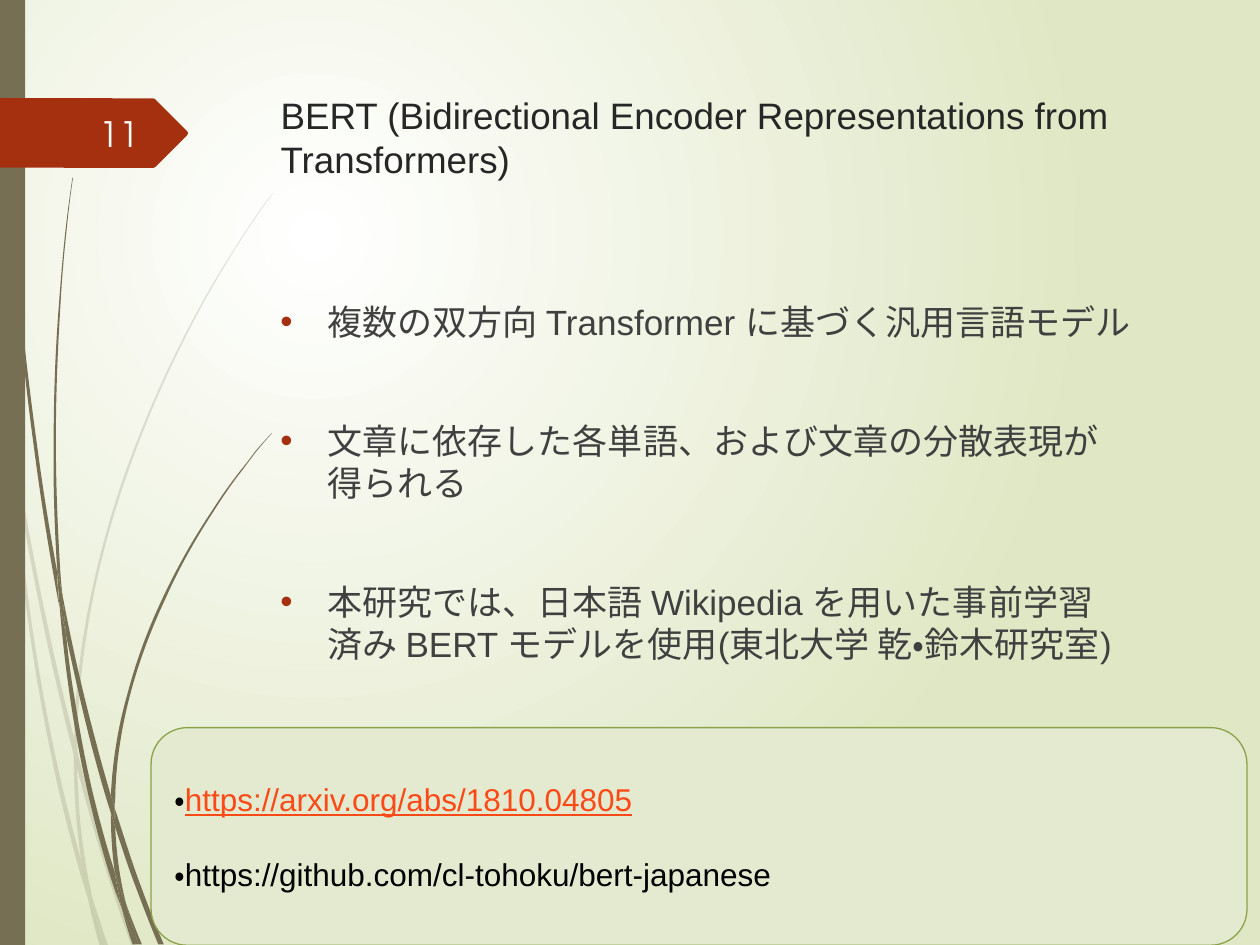
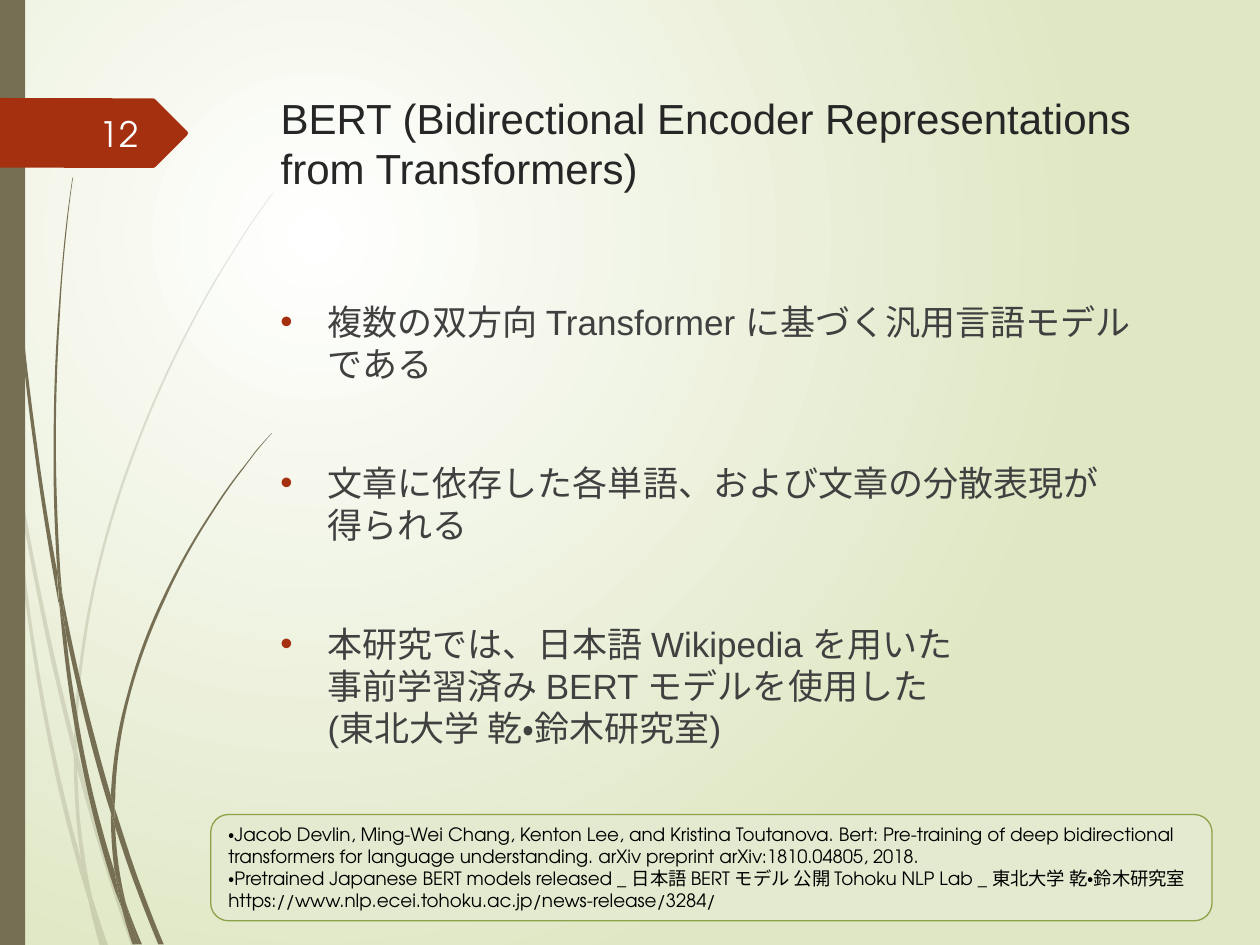
Before and after one commit to yuuki-kusumoto/kusumoto, a slide deck: slide 12 of 2021_prsn_2nd/後期研究発表会.pptx (slide 11 before the commit). Drawn at 1260x945 pixels with LibreOffice and Linux fonts; fonts in the diff are those of the drawing. Boxes give left, top, right and bottom in pixels: in the first picture for what was removed or moved away, otherwise in the second. Text is boxed around its words. In the diff, an @@ line names an element or a change of style, - is before the commit and + after.

```diff
--- a/2021_prsn_2nd/後期研究発表会.pptx
+++ b/2021_prsn_2nd/後期研究発表会.pptx
@@ title "BERT (Bidirectional Encoder Representations from ..." at (281, 103, 1131, 193): size 21 to 24 pt @@
@@ page number at (100, 120, 139, 147): text changed @@
-11
+12
@@ text at (328, 305, 1131, 379): text changed @@
-• 複数の双方向 Transformer に基づく汎用言語モデル
+• 複数の双方向 Transformer に基づく汎用言語モデルである
@@ text at (328, 627, 953, 749): text changed @@
-• 本研究では、日本語 Wikipedia を用いた事前学習
-  済み BERT モデルを使用(東北大学 乾・鈴木研究室)
+• 本研究では、日本語 Wikipedia を用いた
+  事前学習済み BERT モデルを使用した
+  (東北大学 乾・鈴木研究室)
@@ rounded rectangle "・Jacob Devlin, Ming-Wei Chang, Kenton ...": place and size @@
-rounded rectangle "・Jacob Devlin, Ming-Wei Chang, Kenton ..." at (151, 727, 1247, 945)
+rounded rectangle "・Jacob Devlin, Ming-Wei Chang, Kenton ..." at (210, 814, 1212, 920)
@@ text in rounded rectangle at (228, 827, 1185, 911): text changed; size 18 to 10.5 pt; font Arial to TeX Gyre Adventor @@
-・https://arxiv.org/abs/1810.04805
-・https://github.com/cl-tohoku/bert-japanese
+・Jacob Devlin, Ming-Wei Chang, Kenton Lee, and Kristina Toutanova. Bert: Pre-training of deep bidirectional transformers for language understanding. arXiv preprint arXiv:1810.04805, 2018.
+・Pretrained Japanese BERT models released _ 日本語 BERT モデル 公開 Tohoku NLP Lab _ 東北大学 乾・鈴木研究室 https://www.nlp.ecei.tohoku.ac.jp/news-release/3284/
```
Also in this commit, not shown: 28 other slides changed, 2 slides added, 1 slide removed, 1 other file.
